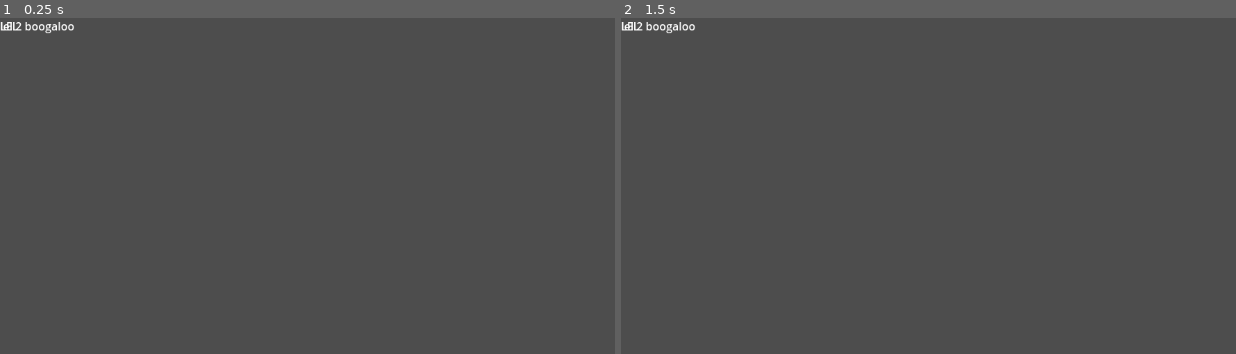
Above: before the commit, frames 1-2 (left to right).
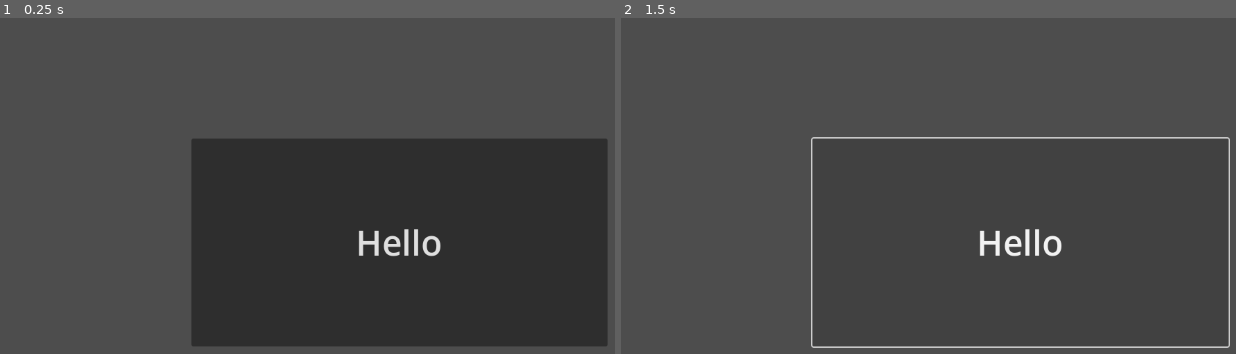
Above: after the commit, the same moments.

Repository: BransonClendenen/3390-Project1-Part1
Game: Godot game, scene res://Scenes/scene.tscn
Two runs of this game, one before a commit and one after it. Both use one fixed random seed, a clock stepped at 60 frames per second and the inputs below. Before the commit the project has no main scene; this scene is started directly in both runs.
Inputs (mouse positions are in pixels of both pictures, inside the frame that each line leads up to):
- Up to frame 1 (0.25 s): no input
- Up to frame 2 (1.5 s): click (1020, 243) at 0.5 s, where only the run after the commit has a clickable "Hello"; click (1020, 243) at 1.25 s, where only the run after the commit has a clickable "Hello"

The runs differ from the first frame. In frame 1, 42% of the frame differs, in the area x 0-99%, y 1-98%; in frame 2, 1.9%.

Commit message:
deleted setup nodes, added scene1 and scene2, GUI for scene 1

Diff:
--- a/hello-world/Scenes/scene.tscn
+++ b/hello-world/Scenes/scene.tscn
@@ -1,20 +1,14 @@
 [gd_scene format=3 uid="uid://r48qaatsao35"]
 
-[node name="Scene" type="Control"]
-layout_mode = 3
-anchors_preset = 0
+[node name="Scene1" type="Node2D"]
+
+[node name="CenterContainer" type="CenterContainer" parent="."]
+custom_minimum_size = Vector2(1152, 648)
 offset_right = 40.0
 offset_bottom = 40.0
 
-[node name="Label" type="Label" parent="."]
-layout_mode = 0
-offset_right = 40.0
-offset_bottom = 23.0
-text = "LEL"
-
-[node name="Label2" type="Label" parent="."]
-layout_mode = 0
-offset_right = 40.0
-offset_bottom = 23.0
-text = "lel 2 boogaloo
-"
+[node name="Button" type="Button" parent="CenterContainer"]
+custom_minimum_size = Vector2(600, 300)
+layout_mode = 2
+theme_override_font_sizes/font_size = 50
+text = "Hello"
--- /dev/null
+++ b/hello-world/Scenes/scene2.tscn
@@ -0,0 +1,9 @@
+[gd_scene load_steps=2 format=3 uid="uid://dacc7eh0ougjk"]
+
+[ext_resource type="Texture2D" uid="uid://cwat3llj71arm" path="res://icon.svg" id="1_tjqxy"]
+
+[node name="Scene2" type="Node2D"]
+
+[node name="Icon" type="Sprite2D" parent="."]
+position = Vector2(88, 79)
+texture = ExtResource("1_tjqxy")
--- a/hello-world/project.godot
+++ b/hello-world/project.godot
@@ -11,5 +11,6 @@
 [application]
 
 config/name="Hello World"
+run/main_scene="uid://r48qaatsao35"
 config/features=PackedStringArray("4.4", "Forward Plus")
 config/icon="res://icon.svg"
